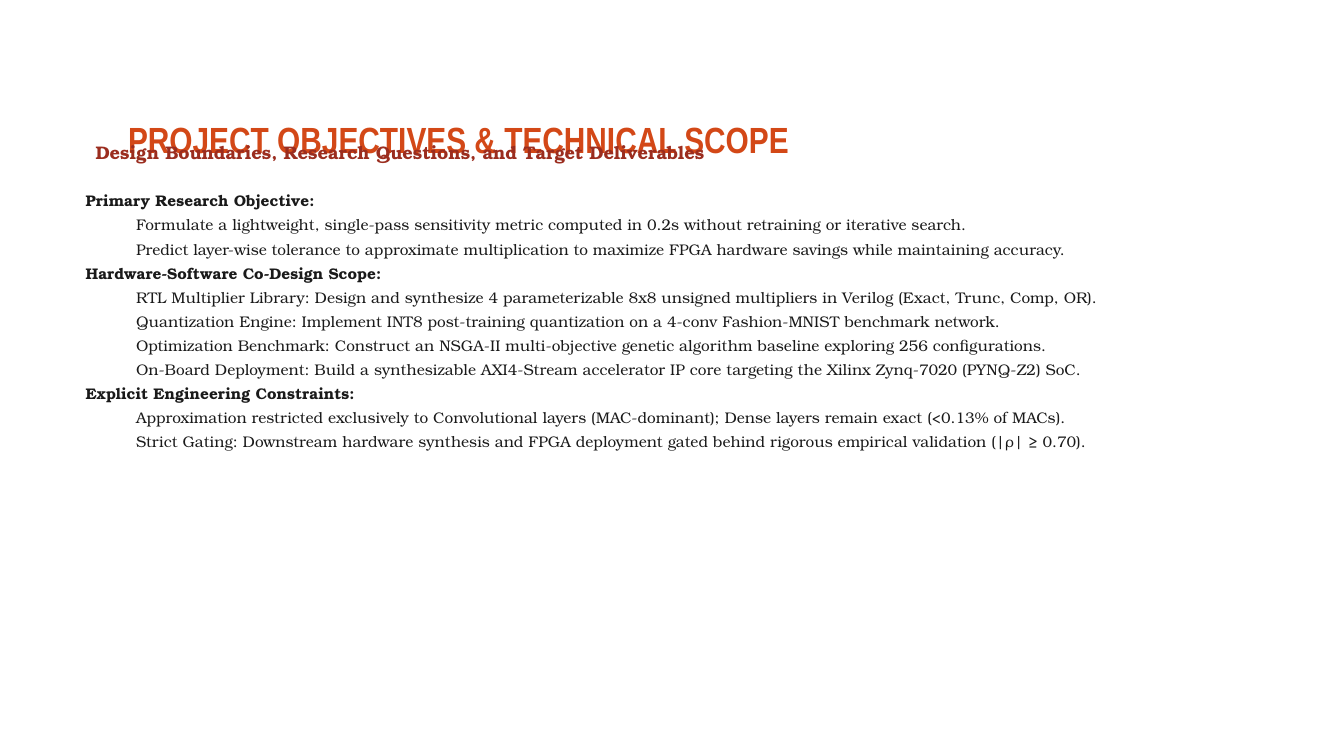
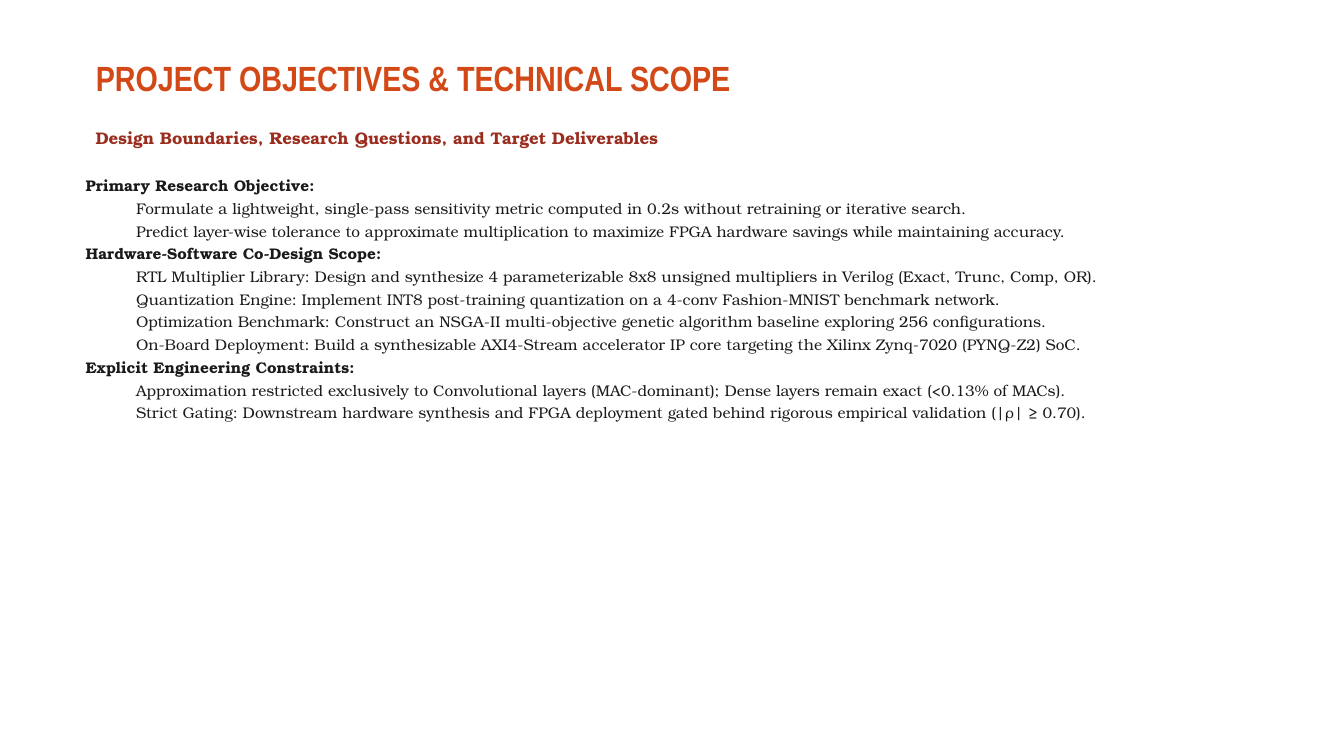
Before and after one commit to ThallapureddyVenkataRamCharanReddy/sensitivity-approx-mult-cnn, a slide deck: slide 3 of Project_Presentation_Complete.pptx. Drawn at 1344x756 pixels with LibreOffice and Linux fonts; fonts in the diff are those of the drawing; background and template pictures are left out. Boxes give left, top, right and bottom in pixels: in the first picture for what was removed or moved away, otherwise in the second. Text is boxed around its words. In the diff, an @@ line names an element or a change of style, - is before the commit and + after.

Commit message:
Fix presentation layout, eliminate duplicate table and shape overlaps across all slides

```diff
--- a/Project_Presentation_Complete.pptx
+++ b/Project_Presentation_Complete.pptx
@@ title "PROJECT OBJECTIVES & TECHNICAL SCOPE": place and size @@
-title "PROJECT OBJECTIVES & TECHNICAL SCOPE" at <box>128,127,788,160</box>
+title "PROJECT OBJECTIVES & TECHNICAL SCOPE" at <box>96,66,730,92</box>
@@ title "PROJECT OBJECTIVES & TECHNICAL SCOPE" at <box>96,66,730,92</box>: size 26 to 25 pt @@
@@ text "Design Boundaries, Research Questions, and ...": place and size @@
-text "Design Boundaries, Research Questions, and ..." at <box>96,140,704,165</box>
+text "Design Boundaries, Research Questions, and ..." at <box>96,131,658,148</box>
@@ text "Design Boundaries, Research Questions, and ..." at <box>96,131,658,148</box>: size 13 to 12 pt @@
@@ text "Primary Research Objective:": place and size @@
-text "Primary Research Objective:" at <box>86,194,1097,451</box>
+text "Primary Research Objective:" at <box>86,179,1097,422</box>
@@ text "Primary Research Objective:" at <box>86,179,1097,422</box>: less space between paragraphs @@
```
Also in this commit, not shown: 19 other slides changed, 1 other file.
